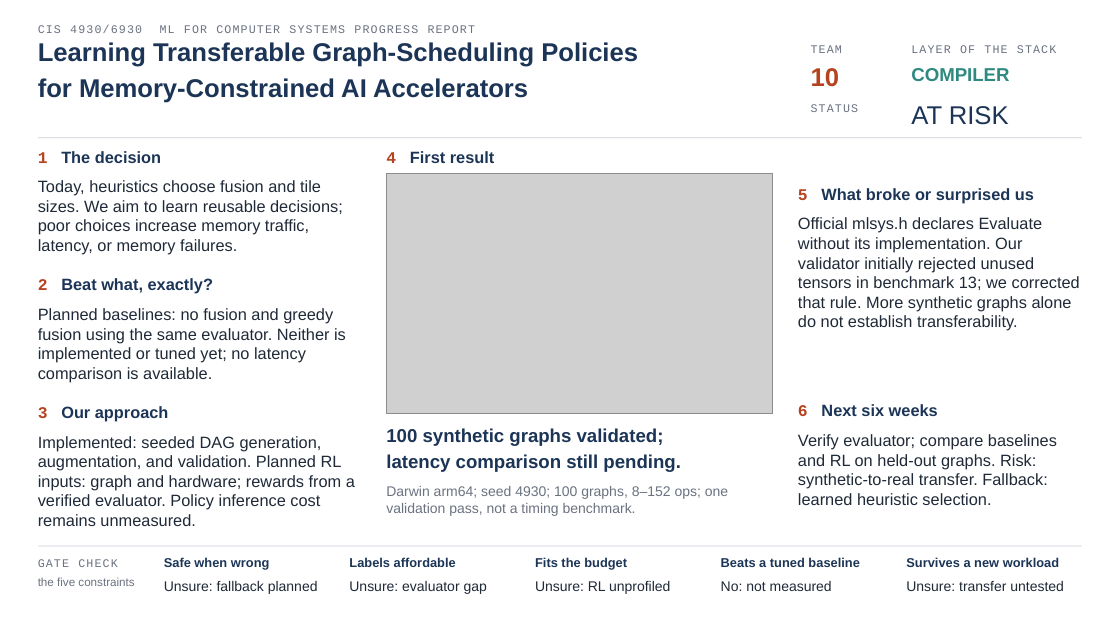
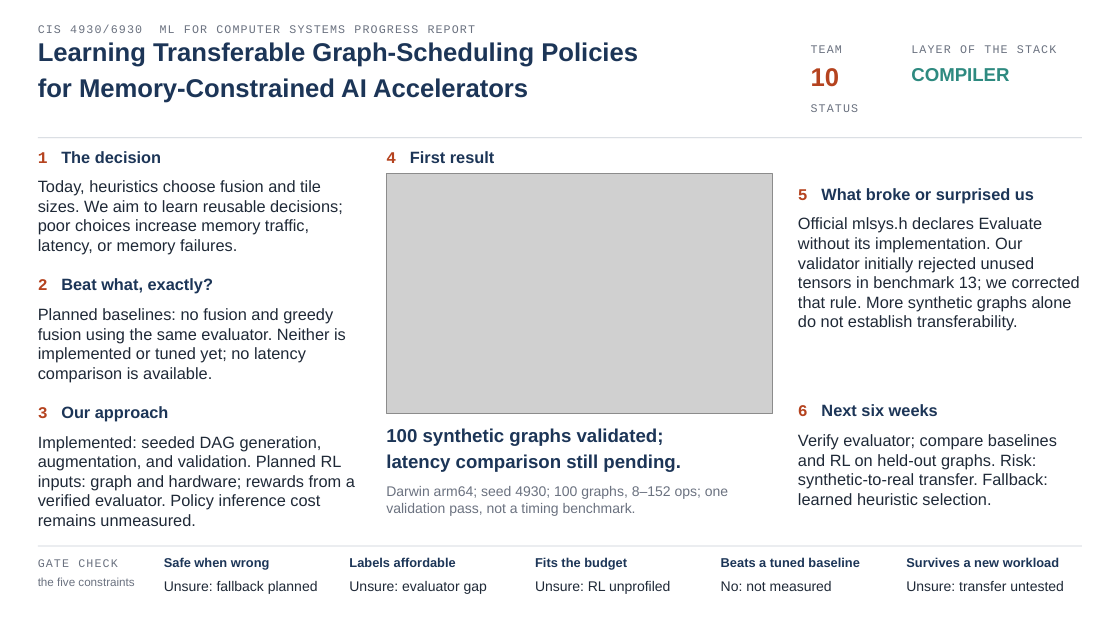
Before and after one commit to phuchoang2603/usf-cis4930, a slide deck: slide 1 of slides/Team10_Midterm.pptx. Drawn at 1120x630 pixels with LibreOffice and Linux fonts; fonts in the diff are those of the drawing; grey boxes stand for pictures. Boxes give left, top, right and bottom in pixels: in the first picture for what was removed or moved away, otherwise in the second. Text is boxed around its words. In the diff, an @@ line names an element or a change of style, - is before the commit and + after.

Commit message:
fix

```diff
--- a/slides/Team10_Midterm.pptx
+++ b/slides/Team10_Midterm.pptx
@@ text removed at bbox=[911, 106, 1009, 125] @@
-AT RISK
```
